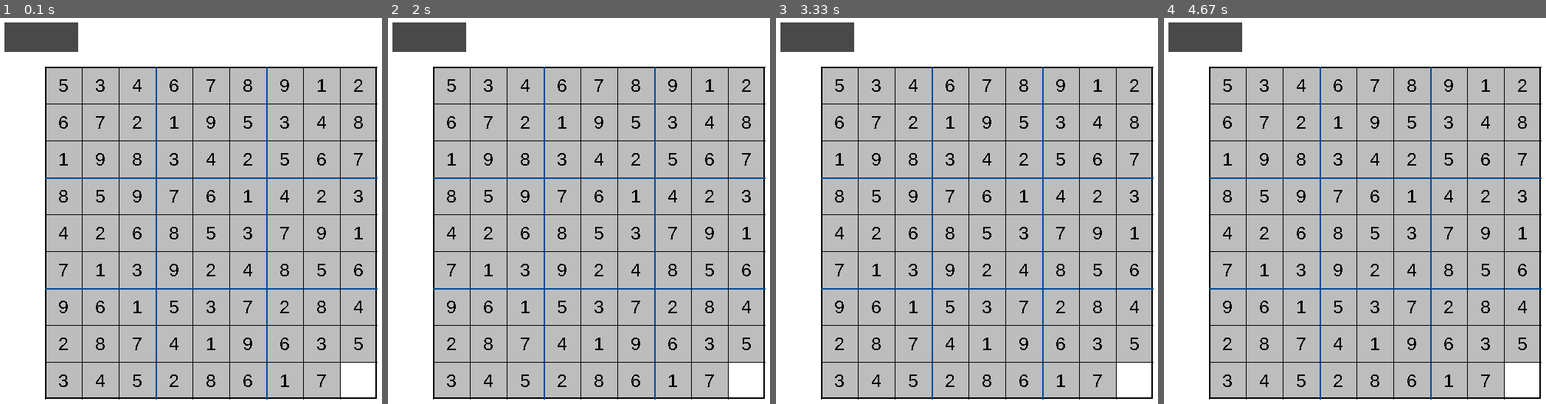
Above: before the commit, frames 1-4 (left to right).
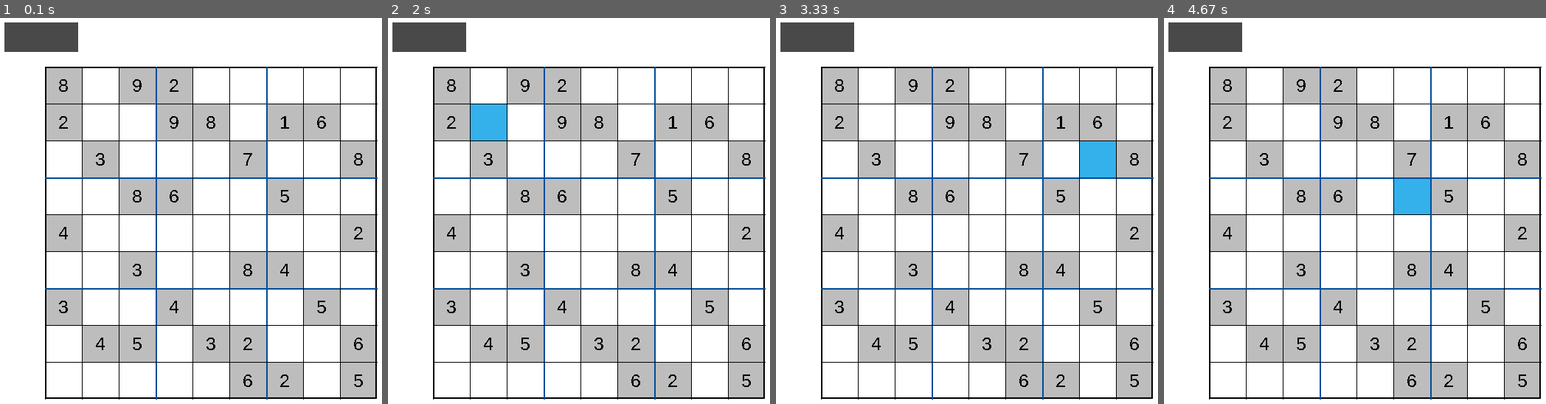
Above: after the commit, the same moments.

Repository: JasonCheng1/Sudoku-Game
Game: pygame game, started from main.py
Two runs of this game, one before a commit and one after it. Both use one fixed random seed, a clock stepped at 60 frames per second and the inputs below.
Inputs (mouse positions are in pixels of both pictures, inside the frame that each line leads up to):
- Up to frame 1 (0.1 s): no input
- Up to frame 2 (2 s): click (430, 37) at 0.38 s; click (601, 241) at 0.72 s; click (663, 60) at 1.05 s; click (494, 126) at 1.88 s
- Up to frame 3 (3.33 s): click (967, 330) at 2.22 s; click (1154, 380) at 2.55 s; click (924, 122) at 2.88 s; click (1104, 176) at 3.22 s
- Up to frame 4 (4.67 s): click (1511, 203) at 3.55 s; click (1469, 137) at 3.88 s; click (1244, 129) at 4.22 s; click (1393, 195) at 4.55 s

The runs differ from the first frame. In frame 1, 46% of the frame differs, in the area x 12-99%, y 13-99%; in frame 2, 46%; in frame 3, 46%; in frame 4, 46%.

Commit message:
Started on Back-Tracking Algo

Diff:
--- a/PreSudoku.py
+++ b/PreSudoku.py
@@ -1,15 +1,16 @@
 
-board =  [[5, 3, 0,   0, 7, 0,   0, 0, 0],
-          [6, 0, 0,   1, 9, 5,   0, 0, 0],
-          [0, 9, 8,   0, 0, 0,   0, 6, 0],
+board = [[5, 3, 0,   0, 7, 0,   0, 0, 0],
+         [6, 0, 0,   1, 9, 5,   0, 0, 0],
+         [0, 9, 8,   0, 0, 0,   0, 6, 0],
 
-          [8, 0, 0,   0, 6, 0,   0, 0, 3],
-          [4, 0, 0,   8, 0, 3,   0, 0, 1],
-          [7, 0, 0,   0, 2, 0,   0, 0, 6],
+         [8, 0, 0,   0, 6, 0,   0, 0, 3],
+         [4, 0, 0,   8, 0, 3,   0, 0, 1],
+         [7, 0, 0,   0, 2, 0,   0, 0, 6],
 
-          [0, 6, 0,   0, 0, 0,   2, 8, 0],
-          [0, 0, 0,   4, 1, 9,   0, 0, 5],
-          [0, 0, 0,   0, 8, 0,   0, 7, 9]]
+         [0, 6, 0,   0, 0, 0,   2, 8, 0],
+         [0, 0, 0,   4, 1, 9,   0, 0, 5],
+         [0, 0, 0,   0, 8, 0,   0, 7, 9]]
+
 
 def print_board(board: [[int]]) -> None:
     for i in range(len(board)):
@@ -18,7 +19,7 @@
 
         for j in range(len(board[0])):
             if j % 3 == 0 and j != 0:
-                print("| ", end = "")
+                print("| ", end="")
 
             if j == 8:
                 print(board[i][j])
@@ -26,36 +27,42 @@
                 print(str(board[i][j]) + " ", end="")
     print("\n<_______________________>\n")
 
+
 def find_blank(board: [[int]]) -> ():
     for i in range(len(board)):
         for j in range(len(board[0])):
-             if board[i][j] == 0:
-                return (i,j)
+            if board[i][j] == 0:
+                return (i, j)
     return None
 
-def valid(board: [[int]], num: int, pos: ()) -> bool:
+
+def valid(board, num, pos):
     return check_row(board, num, pos) and check_col(board, num, pos) and check_box(board, num, pos)
 
-def check_row(board: [[int]], num: int, pos: ()):
+
+def check_row(board, num, pos):
     for i in range(len(board[0])):
         if board[pos[0]][i] == num and i != pos[1]:
             return False
     return True
 
-def check_col(board: [[int]], num: int, pos: ()):
+
+def check_col(board, num, pos):
     for i in range(len(board)):
         if board[i][pos[1]] == num and i != pos[0]:
             return False
     return True
 
-def check_box(board: [[int]], num: int, pos: ()):
+
+def check_box(board, num, pos):
     x = pos[1]//3
     y = pos[0]//3
-    for i in range(3*y,3*y + 3):
+    for i in range(3*y, 3*y + 3):
         for j in range(3*x, 3*x + 3):
-            if board[i][j] == num and (i,j) != pos:
+            if board[i][j] == num and (i, j) != pos:
                 return False
     return True
+
 
 def possible(board, pos) -> []:
     res = [0] * 10
@@ -65,10 +72,11 @@
         res[board[i][pos[1]]] += 1
     x = pos[1]//3
     y = pos[0]//3
-    for i in range(3*y,3*y + 3):
+    for i in range(3*y, 3*y + 3):
         for j in range(3*x, 3*x + 3):
             res[board[i][j]] += 1
     return res
+
 
 def solve(board: [[int]]):
     pos = find_blank(board)
@@ -85,6 +93,7 @@
                 board[pos[0]][pos[1]] = 0
     return False
 
+
 print_board(board)
 solve(board)
 print_board(board)
--- a/app_class.py
+++ b/app_class.py
@@ -2,6 +2,8 @@
 import sys
 from settings import *
 from buttonClass import *
+
+sys.setrecursionlimit(100000)
 
 
 class App:
@@ -9,7 +11,7 @@
         pygame.init()
         self.running = True
         self.window = pygame.display.set_mode((WIDTH, HEIGHT))
-        self.grid = finishedBoard
+        self.grid = testBoard2
         self.selected = None
         self.mousePos = None
         self.state = "playing"
@@ -42,6 +44,11 @@
 
             # User Clicks
             if event.type == pygame.MOUSEBUTTONDOWN:
+                if self.playingButtons[0].highlighted:
+                    self.solve()
+                    self.cellChanged = True
+                    print("I have given up.")
+                    continue
                 selected = self.mouseOnGrid()  # return true if mouse is on grid else false
                 if selected:
                     self.selected = selected
@@ -82,6 +89,83 @@
         self.drawGrid(self.window)
         pygame.display.update()
         self.cellChanged = False
+    """Back-Tracking Algorithm"""
+
+    def solve(self):
+        find = self.find_empty()
+        if not find:
+            return True
+        else:
+            row, col = find
+        plausible = self.possible(self.grid, find)
+        for i in range(1, 10):
+            if plausible[i] == 0:
+                if self.valid(self.grid, i, (row, col)):
+                    self.grid[row][col] = i
+                    self.print_board(self.grid)
+                    if self.solve():
+                        return True
+                    self.grid[row][col] = 0
+        return False
+
+    def find_empty(self):
+        for i in range(len(self.grid)):
+            for j in range(len(self.grid[0])):
+                if self.grid[i][j] == 0:
+                    return (i, j)
+        return None
+
+    def valid(self, board, num, pos):
+        return self.check_row(board, num, pos) and self.check_col(board, num, pos) and self.check_box(board, num, pos)
+
+    def check_row(self, board, num, pos):
+        for i in range(len(board[0])):
+            if board[pos[0]][i] == num and i != pos[1]:
+                return False
+        return True
+
+    def check_col(self, board, num, pos):
+        for i in range(len(board)):
+            if board[i][pos[1]] == num and i != pos[0]:
+                return False
+        return True
+
+    def check_box(self, board, num, pos):
+        x = pos[1]//3
+        y = pos[0]//3
+        for i in range(3*y, 3*y + 3):
+            for j in range(3*x, 3*x + 3):
+                if board[i][j] == num and (i, j) != pos:
+                    return False
+        return True
+
+    def possible(self, board, pos):
+        res = [0] * 10
+        for i in range(len(board[0])):
+            res[board[pos[0]][i]] += 1
+        for i in range(len(board)):
+            res[board[i][pos[1]]] += 1
+        x = pos[1]//3
+        y = pos[0]//3
+        for i in range(3*y, 3*y + 3):
+            for j in range(3*x, 3*x + 3):
+                res[board[i][j]] += 1
+        return res
+
+    def print_board(self, board):
+        for i in range(len(board)):
+            if i % 3 == 0 and i != 0:
+                print("_______________________")
+
+            for j in range(len(board[0])):
+                if j % 3 == 0 and j != 0:
+                    print("| ", end="")
+
+                if j == 8:
+                    print(board[i][j])
+                else:
+                    print(str(board[i][j]) + " ", end="")
+        print("\n<_______________________>\n")
     """Board Checking Function"""
 
     def allCellsDone(self):
@@ -93,8 +177,8 @@
 
     def checkAllCells(self):
         self.checkRows()
-        # self.checkCols()
-        # self.checkSmallGrid()
+        self.checkCols()
+        self.checkSmallGrid()
 
     def checkRows(self):
         for yidx in range(9):
